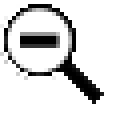
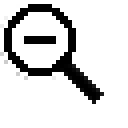
Layers edited between the first and the second w=128, h=128 image:
added layer "Zoom out #1" above "Zoom out" over [4, 4, 76, 76]
